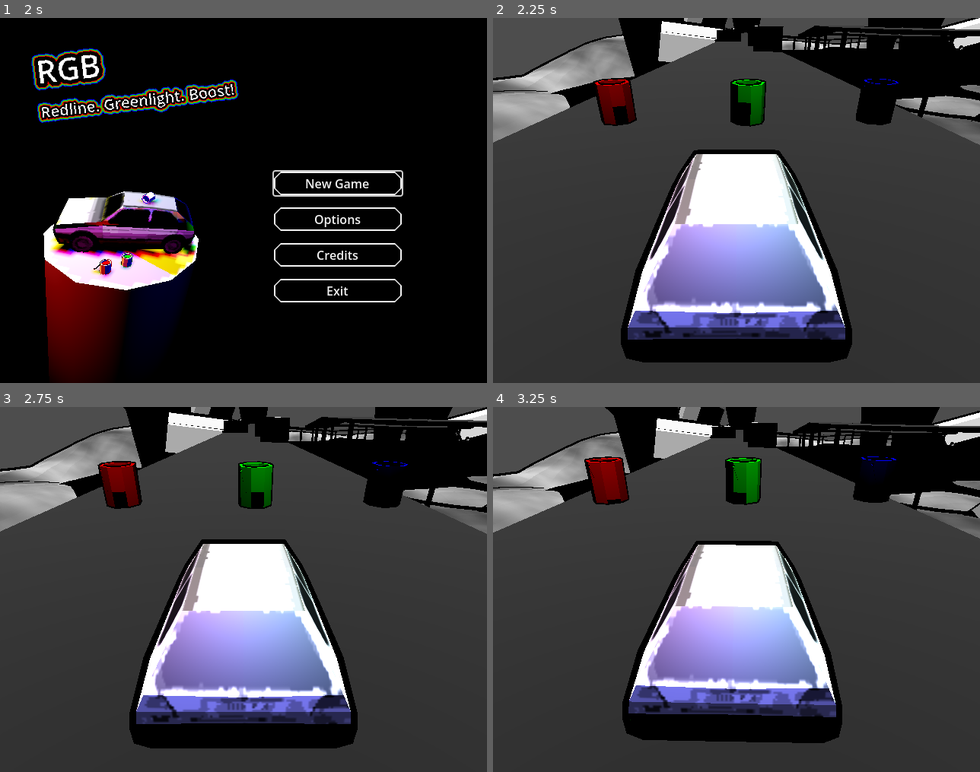
Above: before the commit, frames 1-4 (two rows, left to right).
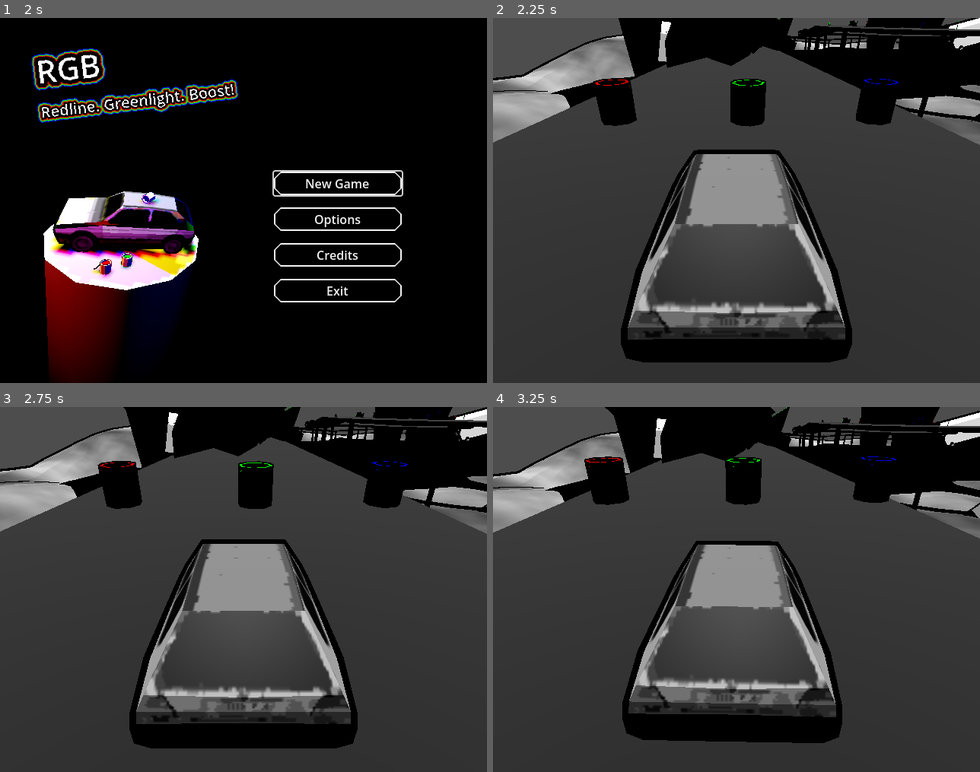
Above: after the commit, the same moments.

Repository: micsman/OnionRace
Game: Godot game, scene res://Menu/scenes/opening/opening.tscn
The game is run twice, just before and just after one commit, with the same random seed, the same clock (stepped at 60 frames per second) and the same inputs.
Inputs (mouse positions are in pixels of both pictures, inside the frame that each line leads up to):
- Up to frame 1 (2 s): tap Enter (ui_accept) at 0.5 s; drag from (243, 200) to (292, 120) at 0.52 s; drag from (146, 218) to (219, 273) at 1.27 s
- Up to frame 2 (2.25 s): click "New Game" at 2 s
- Up to frame 3 (2.75 s): no input
- Up to frame 4 (3.25 s): move the mouse to (785, 509) at 2.77 s; hold D (steer_right) from 2.78 s (still down); tap W (gas) at 2.85 s

Frame 1 is identical in both runs. In frame 2, 19% of the frame differs, in the area x 21-96%, y 0-89%; in frame 3, 19%; in frame 4, 18%.

Commit message:
Add obstacles

Diff:
--- a/Scenes/Main.tscn
+++ b/Scenes/Main.tscn
@@ -6,15 +6,9 @@
 [ext_resource type="PackedScene" uid="uid://cypnww4h7rp6u" path="res://assets/blue_bucket.tscn" id="4_v1gob"]
 [ext_resource type="PackedScene" uid="uid://68uo4fxf2auo" path="res://assets/green_bucket.tscn" id="5_jw32o"]
 [ext_resource type="PackedScene" uid="uid://b31biob6381yy" path="res://assets/red_bucket.tscn" id="6_50glp"]
-
-[sub_resource type="StandardMaterial3D" id="StandardMaterial3D_uu6xs"]
-transparency = 1
-
-[sub_resource type="StandardMaterial3D" id="StandardMaterial3D_r0du0"]
-transparency = 1
-
-[sub_resource type="StandardMaterial3D" id="StandardMaterial3D_cm0pq"]
-transparency = 1
+[ext_resource type="PackedScene" uid="uid://htg5f7tqpuh" path="res://assets/Blender/obstacle1.glb" id="7_vy5pj"]
+[ext_resource type="PackedScene" uid="uid://bg2c6dmxdv7ix" path="res://assets/Blender/obstacle2.glb" id="8_bmxlf"]
+[ext_resource type="PackedScene" uid="uid://bexjpvd4uuva6" path="res://assets/Blender/obstacle3.glb" id="9_4kpch"]
 
 [node name="Main" type="Node3D" unique_id=1897321323 node_paths=PackedStringArray("layer1", "layer2", "layer3", "car")]
 script = ExtResource("1_kln2b")
@@ -56,32 +50,199 @@
 
 [node name="Layer1" type="Node3D" parent="SubViewportContainer/SubViewport" unique_id=69541661]
 
-[node name="CSGBox3D" type="CSGBox3D" parent="SubViewportContainer/SubViewport/Layer1" unique_id=37810338]
-transform = Transform3D(0.5707876, 0, 0.82109773, 0, 1, 0, -0.82109773, 0, 0.5707876, -129.83136, 59.64682, -336.51212)
-use_collision = true
-size = Vector3(8.918457, 6.524536, 1)
-material = SubResource("StandardMaterial3D_uu6xs")
+[node name="obstacle12" parent="SubViewportContainer/SubViewport/Layer1" unique_id=1971699589 instance=ExtResource("7_vy5pj")]
+transform = Transform3D(1, 0, 0, 0, 1, 0, 0, 0, 1, -177.28668, 63.393696, -349.45926)
+
+[node name="obstacle32" parent="SubViewportContainer/SubViewport/Layer1" unique_id=844222593 instance=ExtResource("9_4kpch")]
+transform = Transform3D(0.98925424, 0, 0.14620538, 0, 1, 0, -0.14620538, 0, 0.98925424, 236.90251, 52.45382, -97.80857)
+
+[node name="obstacle22" parent="SubViewportContainer/SubViewport/Layer1" unique_id=242222359 instance=ExtResource("8_bmxlf")]
+transform = Transform3D(-0.06895614, 0, -0.9976197, 0, 1, 0, 0.9976197, 0, -0.06895614, 226.9009, 49.996807, -227.9673)
+
+[node name="obstacle14" parent="SubViewportContainer/SubViewport/Layer1" unique_id=1542036692 instance=ExtResource("7_vy5pj")]
+transform = Transform3D(0.28055215, 0, 0.9598388, 0, 1, 0, -0.9598388, 0, 0.28055215, 25.962343, 58.59337, -35.676968)
+
+[node name="obstacle18" parent="SubViewportContainer/SubViewport/Layer1" unique_id=2058693914 instance=ExtResource("7_vy5pj")]
+transform = Transform3D(1, 0, 0, 0, 1, 0, 0, 0, 1, -12.822339, 45.248177, 347.07217)
+
+[node name="obstacle26" parent="SubViewportContainer/SubViewport/Layer1" unique_id=108378348 instance=ExtResource("8_bmxlf")]
+transform = Transform3D(0.57078797, 0, -0.8210975, 0, 1, 0, 0.8210975, 0, 0.57078797, -5.3108873, 44.872223, 334.99316)
+
+[node name="obstacle19" parent="SubViewportContainer/SubViewport/Layer1" unique_id=1837387226 instance=ExtResource("7_vy5pj")]
+transform = Transform3D(0.9597215, 0, -0.28095308, 0, 1, 0, 0.28095308, 0, 0.9597215, 36.40907, 42.473076, 359.31256)
+
+[node name="obstacle20" parent="SubViewportContainer/SubViewport/Layer1" unique_id=1905342299 instance=ExtResource("7_vy5pj")]
+transform = Transform3D(0.9559794, 0, -0.29343376, 0, 1, 0, 0.29343376, 0, 0.9559794, -194.6835, 57.003998, 243.1056)
+
+[node name="obstacle39" parent="SubViewportContainer/SubViewport/Layer1" unique_id=329982967 instance=ExtResource("7_vy5pj")]
+transform = Transform3D(-0.036093425, 0, -0.9993484, 0, 1, 0, 0.9993484, 0, -0.036093425, -545.936, 74.97764, -105.63129)
+
+[node name="obstacle42" parent="SubViewportContainer/SubViewport/Layer1" unique_id=1187761977 instance=ExtResource("8_bmxlf")]
+transform = Transform3D(0.45714644, 0, 0.8893914, 0, 1, 0, -0.8893914, 0, 0.45714644, -508.23798, 74.99678, -308.17383)
+
+[node name="obstacle45" parent="SubViewportContainer/SubViewport/Layer1" unique_id=167517096 instance=ExtResource("8_bmxlf")]
+transform = Transform3D(1, 0, 0, 0, 0.8685488, 0.49560365, 0, -0.49560365, 0.8685488, -243.5907, 65.5436, -326.52975)
+
+[node name="obstacle48" parent="SubViewportContainer/SubViewport/Layer1" unique_id=426882879 instance=ExtResource("7_vy5pj")]
+transform = Transform3D(1, 0, 0, 0, 1, 0, 0, 0, 1, -245.87306, 95.78553, -361.15118)
+
+[node name="obstacle50" parent="SubViewportContainer/SubViewport/Layer1" unique_id=1061521922 instance=ExtResource("9_4kpch")]
+transform = Transform3D(1, 0, 0, 0, 1, 0, 0, 0, 1, -247.7205, 102.50519, -343.47803)
+
+[node name="obstacle51" parent="SubViewportContainer/SubViewport/Layer1" unique_id=256524366 instance=ExtResource("7_vy5pj")]
+transform = Transform3D(1, 0, 0, 0, -0.99930906, 0.03716772, 0, -0.03716772, -0.99930906, -244.29398, 66.31286, -350.49072)
+
+[node name="obstacle52" parent="SubViewportContainer/SubViewport/Layer1" unique_id=310318528 instance=ExtResource("8_bmxlf")]
+transform = Transform3D(1, 0, 0, 0, -0.08495133, -0.9963851, 0, 0.9963851, -0.08495133, -243.61948, 70.71239, -337.6146)
+
+[node name="obstacle13" parent="SubViewportContainer/SubViewport/Layer1" unique_id=1823499674 instance=ExtResource("7_vy5pj")]
+transform = Transform3D(1, 0, 0, 0, 1, 0, 0, 0, 1, -28.182884, 56.87057, -349.189)
+
+[node name="obstacle33" parent="SubViewportContainer/SubViewport/Layer1" unique_id=1439099116 instance=ExtResource("9_4kpch")]
+transform = Transform3D(0.93558, 0, -0.35311478, 0, 1, 0, 0.35311478, 0, 0.93558, 374.07666, 38.852253, -232.59953)
+
+[node name="obstacle15" parent="SubViewportContainer/SubViewport/Layer1" unique_id=356036472 instance=ExtResource("7_vy5pj")]
+transform = Transform3D(0.13142644, 0, -0.9913259, 0, 1, 0, 0.9913259, 0, 0.13142644, 564.32355, 24.97765, -36.744404)
+
+[node name="obstacle24" parent="SubViewportContainer/SubViewport/Layer1" unique_id=922141418 instance=ExtResource("8_bmxlf")]
+transform = Transform3D(0.16290146, 0, -0.98664236, 0, 1, 0, 0.98664236, 0, 0.16290146, 583.4936, 24.996763, 23.682695)
+
+[node name="obstacle27" parent="SubViewportContainer/SubViewport/Layer1" unique_id=2133399668 instance=ExtResource("8_bmxlf")]
+transform = Transform3D(-0.53975976, 0, -0.8418191, 0, 1, 0, 0.8418191, 0, -0.53975976, 315.81, 49.996807, -10.432903)
+
+[node name="obstacle28" parent="SubViewportContainer/SubViewport/Layer1" unique_id=646400420 instance=ExtResource("8_bmxlf")]
+transform = Transform3D(0.9759178, 0, 0.21813841, 0, 1, 0, -0.21813841, 0, 0.9759178, 425.83102, 49.996822, -79.909546)
+
+[node name="obstacle29" parent="SubViewportContainer/SubViewport/Layer1" unique_id=443969658 instance=ExtResource("8_bmxlf")]
+transform = Transform3D(1, 0, 0, 0, 1, 0, 0, 0, 1, 365.7353, 49.9968, -153.03613)
 
 [node name="Layer2" type="Node3D" parent="SubViewportContainer/SubViewport" unique_id=1333433397]
 transform = Transform3D(1, 0, 0, 0, 1, 0, 0, 0, 1, 0, -12.707375, 0)
 
-[node name="CSGBox3D2" type="CSGBox3D" parent="SubViewportContainer/SubViewport/Layer2" unique_id=397180340]
-transform = Transform3D(-0.16615608, 0, 0.9860995, 0, 1, 0, -0.9860995, 0, -0.16615608, -85.87485, 70.1821, -336.175)
-use_collision = true
-collision_layer = 2
-collision_mask = 2
-size = Vector3(8.918457, 6.524536, 1)
-material = SubResource("StandardMaterial3D_r0du0")
+[node name="obstacle22" parent="SubViewportContainer/SubViewport/Layer2" unique_id=1020460828 instance=ExtResource("8_bmxlf")]
+transform = Transform3D(1, 0, 0, 0, 1, 0, 0, 0, 1, -141.83467, 74.55864, -338.2817)
+
+[node name="obstacle49" parent="SubViewportContainer/SubViewport/Layer2" unique_id=1401317174 instance=ExtResource("8_bmxlf")]
+transform = Transform3D(1, 0, 0, 0, 0.9769135, -0.21363528, 0, 0.21363528, 0.9769135, -245.06184, 110.342224, -328.29895)
 
 [node name="Layer3" type="Node3D" parent="SubViewportContainer/SubViewport" unique_id=231094992]
 
-[node name="CSGBox3D3" type="CSGBox3D" parent="SubViewportContainer/SubViewport/Layer3" unique_id=827464282]
-transform = Transform3D(-0.28879204, 0, 0.957392, 0, 1, 0, -0.957392, 0, -0.28879204, -30.915909, 54.983307, -349.61786)
-use_collision = true
-collision_layer = 4
-collision_mask = 4
-size = Vector3(13.899658, 6.524536, 1)
-material = SubResource("StandardMaterial3D_cm0pq")
+[node name="obstacle32" parent="SubViewportContainer/SubViewport/Layer3" unique_id=103367910 instance=ExtResource("9_4kpch")]
+transform = Transform3D(1, 0, 0, 0, 1, 0, 0, 0, 1, -106.806244, 62.767693, -338.56296)
+
+[node name="obstacle33" parent="SubViewportContainer/SubViewport/Layer3" unique_id=1389775494 instance=ExtResource("9_4kpch")]
+transform = Transform3D(1, 0, 0, 0, 1, 0, 0, 0, 1, 39.53512, 61.076187, -46.492012)
+
+[node name="obstacle15" parent="SubViewportContainer/SubViewport/Layer3" unique_id=1211621308 instance=ExtResource("7_vy5pj")]
+transform = Transform3D(0.14888558, 0, 0.9888544, 0, 1, 0, -0.9888544, 0, 0.14888558, 67.16571, 55.38398, -12.9505625)
+
+[node name="obstacle16" parent="SubViewportContainer/SubViewport/Layer3" unique_id=1833001427 instance=ExtResource("7_vy5pj")]
+transform = Transform3D(0.27520743, 0, 0.9613849, 0, 1, 0, -0.9613849, 0, 0.27520743, 91.013054, 51.895485, 29.207283)
+
+[node name="obstacle34" parent="SubViewportContainer/SubViewport/Layer3" unique_id=767424779 instance=ExtResource("9_4kpch")]
+transform = Transform3D(1, 0, 0, 0, 1, 0, 0, 0, 1, 101.33105, 53.490234, 40.625237)
+
+[node name="obstacle17" parent="SubViewportContainer/SubViewport/Layer3" unique_id=288167219 instance=ExtResource("7_vy5pj")]
+transform = Transform3D(0.694299, 0, -0.7196867, 0, 1, 0, 0.7196867, 0, 0.694299, 198.63625, 40.4248, 150.25317)
+
+[node name="obstacle35" parent="SubViewportContainer/SubViewport/Layer3" unique_id=2109990330 instance=ExtResource("9_4kpch")]
+transform = Transform3D(1, 0, 0, 0, 1, 0, 0, 0, 1, 169.87375, 39.953796, 399.56458)
+
+[node name="obstacle27" parent="SubViewportContainer/SubViewport/Layer3" unique_id=1319704916 instance=ExtResource("8_bmxlf")]
+transform = Transform3D(0.9349573, 0, -0.35476026, 0, 1, 0, 0.35476026, 0, 0.9349573, 69.303535, 40.007202, 392.4871)
+
+[node name="obstacle28" parent="SubViewportContainer/SubViewport/Layer3" unique_id=572297758 instance=ExtResource("8_bmxlf")]
+transform = Transform3D(0.94099414, 0, -0.33842292, 0, 1, 0, 0.33842292, 0, 0.94099414, -247.15532, 58.62194, 201.7655)
+
+[node name="obstacle29" parent="SubViewportContainer/SubViewport/Layer3" unique_id=1978685456 instance=ExtResource("8_bmxlf")]
+transform = Transform3D(0.84744686, 0, -0.5308802, 0, 1, 0, 0.5308802, 0, 0.84744686, -296.88354, 64.02505, 171.6866)
+
+[node name="obstacle21" parent="SubViewportContainer/SubViewport/Layer3" unique_id=1737378135 instance=ExtResource("7_vy5pj")]
+transform = Transform3D(1, 0, 0, 0, 1, 0, 0, 0, 1, -344.21658, 66.6254, 160.1093)
+
+[node name="obstacle36" parent="SubViewportContainer/SubViewport/Layer3" unique_id=846642231 instance=ExtResource("9_4kpch")]
+transform = Transform3D(0.5943856, 0, -0.80418015, 0, 1, 0, 0.80418015, 0, 0.5943856, -338.744, 69.37481, 147.56326)
+
+[node name="obstacle30" parent="SubViewportContainer/SubViewport/Layer3" unique_id=1770000666 instance=ExtResource("7_vy5pj")]
+transform = Transform3D(1, 0, 0, 0, 1, 0, 0, 0, 1, -522.87164, 74.97764, 29.948364)
+
+[node name="obstacle31" parent="SubViewportContainer/SubViewport/Layer3" unique_id=32463288 instance=ExtResource("8_bmxlf")]
+transform = Transform3D(0.60885745, 0, 0.79327965, 0, 1, 0, -0.79327965, 0, 0.60885745, -531.15686, 74.99678, 17.338448)
+
+[node name="obstacle37" parent="SubViewportContainer/SubViewport/Layer3" unique_id=1561873894 instance=ExtResource("7_vy5pj")]
+transform = Transform3D(1, 0, 0, 0, 1, 0, 0, 0, 1, -536.3927, 74.97765, 2.9157486)
+
+[node name="obstacle44" parent="SubViewportContainer/SubViewport/Layer3" unique_id=400794631 instance=ExtResource("7_vy5pj")]
+transform = Transform3D(1, 0, 0, 0, 0.8722083, -0.48913467, 0, 0.48913467, 0.8722083, -244.61673, 65.57681, -365.78265)
+
+[node name="obstacle46" parent="SubViewportContainer/SubViewport/Layer3" unique_id=1930948935 instance=ExtResource("9_4kpch")]
+transform = Transform3D(1, 0, 0, 0, -0.03468037, 0.99939847, 0, -0.99939847, -0.03468037, -243.50835, 83.34385, -319.92596)
+
+[node name="obstacle47" parent="SubViewportContainer/SubViewport/Layer3" unique_id=1820864414 instance=ExtResource("8_bmxlf")]
+transform = Transform3D(1, 0, 0, 0, 0.08627828, -0.9962711, 0, 0.9962711, 0.08627828, -245.8617, 82.28559, -371.223)
+
+[node name="obstacle54" parent="SubViewportContainer/SubViewport/Layer3" unique_id=189290246 instance=ExtResource("7_vy5pj")]
+transform = Transform3D(1, 0, 0, 0, -0.8272151, 0.5618854, 0, -0.5618854, -0.8272151, -245.97374, 85.18914, -334.60687)
+
+[node name="obstacle12" parent="SubViewportContainer/SubViewport/Layer3" unique_id=1140118951 instance=ExtResource("7_vy5pj")]
+transform = Transform3D(0.9261248, 0, 0.3772172, 0, 1, 0, -0.3772172, 0, 0.9261248, 243.1664, 49.977657, -91.959305)
+
+[node name="obstacle13" parent="SubViewportContainer/SubViewport/Layer3" unique_id=1905343501 instance=ExtResource("7_vy5pj")]
+transform = Transform3D(0.6355864, 0, -0.77202976, 0, 1, 0, 0.77202976, 0, 0.6355864, 173.69124, 49.97768, -113.52217)
+
+[node name="obstacle23" parent="SubViewportContainer/SubViewport/Layer3" unique_id=1851905967 instance=ExtResource("8_bmxlf")]
+transform = Transform3D(1, 0, 0, 0, 1, 0, 0, 0, 1, 56.296062, 55.522316, -4.1546526)
+
+[node name="obstacle24" parent="SubViewportContainer/SubViewport/Layer3" unique_id=120453843 instance=ExtResource("8_bmxlf")]
+transform = Transform3D(1, 0, 0, 0, 1, 0, 0, 0, 1, 82.06244, 53.03441, 18.627516)
+
+[node name="obstacle25" parent="SubViewportContainer/SubViewport/Layer3" unique_id=1510837781 instance=ExtResource("8_bmxlf")]
+transform = Transform3D(1, 0, 0, 0, 1, 0, 0, 0, 1, 169.34494, 37.496777, 414.70316)
+
+[node name="obstacle38" parent="SubViewportContainer/SubViewport/Layer3" unique_id=1367943924 instance=ExtResource("8_bmxlf")]
+transform = Transform3D(0.63760936, 0, 0.7703598, 0, 1, 0, -0.7703598, 0, 0.63760936, -544.1375, 74.99681, -9.900757)
+
+[node name="obstacle40" parent="SubViewportContainer/SubViewport/Layer3" unique_id=1903761360 instance=ExtResource("8_bmxlf")]
+transform = Transform3D(0.20655908, 0, 0.97843415, 0, 1, 0, -0.97843415, 0, 0.20655908, -557.5169, 74.996765, -110.97035)
+
+[node name="obstacle41" parent="SubViewportContainer/SubViewport/Layer3" unique_id=509626591 instance=ExtResource("7_vy5pj")]
+transform = Transform3D(0.5741478, 0, 0.8187517, 0, 1, 0, -0.8187517, 0, 0.5741478, -484.09854, 74.97765, -208.92831)
+
+[node name="obstacle43" parent="SubViewportContainer/SubViewport/Layer3" unique_id=1724308472 instance=ExtResource("9_4kpch")]
+transform = Transform3D(1, 0, 0, 0, 1, 0, 0, 0, 1, -426.99594, 76.81301, -352.83127)
+
+[node name="obstacle53" parent="SubViewportContainer/SubViewport/Layer3" unique_id=1987668819 instance=ExtResource("9_4kpch")]
+transform = Transform3D(1, 0, 0, 0, 0.7788635, 0.6271937, 0, -0.6271937, 0.7788635, -245.34195, 78.72066, -358.32666)
+
+[node name="obstacle55" parent="SubViewportContainer/SubViewport/Layer3" unique_id=1067963518 instance=ExtResource("8_bmxlf")]
+transform = Transform3D(1, 0, 0, 0, -0.0011385679, -0.9999994, 0, 0.9999994, -0.0011385679, -244.40892, 88.873085, -347.79074)
+
+[node name="obstacle39" parent="SubViewportContainer/SubViewport/Layer3" unique_id=807805884 instance=ExtResource("9_4kpch")]
+transform = Transform3D(0.17065635, 0, -0.9853306, 0, 1, 0, 0.9853306, 0, 0.17065635, 567.6757, 27.453796, 97.0676)
+
+[node name="obstacle26" parent="SubViewportContainer/SubViewport/Layer3" unique_id=1881456016 instance=ExtResource("8_bmxlf")]
+transform = Transform3D(0.5691358, 0, -0.8222435, 0, 1, 0, 0.8222435, 0, 0.5691358, 358.0011, 43.076027, 141.96202)
+
+[node name="obstacle18" parent="SubViewportContainer/SubViewport/Layer3" unique_id=670579247 instance=ExtResource("7_vy5pj")]
+transform = Transform3D(0.5082377, 0, -0.86121684, 0, 1, 0, 0.86121684, 0, 0.5082377, 299.00253, 49.977673, 89.055305)
+
+[node name="obstacle42" parent="SubViewportContainer/SubViewport/Layer3" unique_id=2018758284 instance=ExtResource("9_4kpch")]
+transform = Transform3D(0.9243505, 0, 0.3815445, 0, 1, 0, -0.3815445, 0, 0.9243505, 385.50342, 52.453827, -75.48482)
+
+[node name="obstacle45" parent="SubViewportContainer/SubViewport/Layer3" unique_id=1106720739 instance=ExtResource("8_bmxlf")]
+transform = Transform3D(1, 0, 0, 0, 1, 0, 0, 0, 1, 89.40207, 51.77439, -349.86813)
+
+[node name="obstacle19" parent="SubViewportContainer/SubViewport/Layer3" unique_id=320252215 instance=ExtResource("7_vy5pj")]
+transform = Transform3D(1, 0, 0, 0, 1, 0, 0, 0, 1, 484.1585, 24.97765, 258.33646)
+
+[node name="obstacle48" parent="SubViewportContainer/SubViewport/Layer3" unique_id=809577708 instance=ExtResource("9_4kpch")]
+transform = Transform3D(0.63726676, 0, -0.7706433, 0, 1, 0, 0.7706433, 0, 0.63726676, 348.59378, 45.24076, 152.0974)
+
+[node name="obstacle20" parent="SubViewportContainer/SubViewport/Layer3" unique_id=1865668514 instance=ExtResource("7_vy5pj")]
+transform = Transform3D(0.975217, 0, 0.22125065, 0, 1, 0, -0.22125065, 0, 0.975217, 404.71747, 49.97768, -76.6891)
+
+[node name="obstacle22" parent="SubViewportContainer/SubViewport/Layer3" unique_id=1334133212 instance=ExtResource("7_vy5pj")]
+transform = Transform3D(0.95835954, 0, 0.28556427, 0, 1, 0, -0.28556427, 0, 0.95835954, 438.0063, 49.97768, -99.41267)
 
 [node name="pickups" type="Node" parent="." unique_id=254165140]
 
--- a/Scenes/Objects/Decorations/gradient_lights.tscn
+++ b/Scenes/Objects/Decorations/gradient_lights.tscn
@@ -1,6 +1,6 @@
 [gd_scene format=3 uid="uid://dqvd5v3vp3fhq"]
 
-[node name="Node3D" type="Node3D" unique_id=1836767406]
+[node name="GradientLights" type="Node3D" unique_id=1836767406]
 
 [node name="SpotLight3D" type="SpotLight3D" parent="." unique_id=1810046410]
 transform = Transform3D(1, 0, 0, 0, -4.371139e-08, 1, 0, -1, -4.371139e-08, -1.0027037, 25, -2.1855703e-07)
--- a/Scenes/Objects/car/golfik.tscn
+++ b/Scenes/Objects/car/golfik.tscn
@@ -4,7 +4,6 @@
 [ext_resource type="Texture2D" uid="uid://dbxmm2sxetrhj" path="res://assets/golfik_golfik.png" id="2_2s56o"]
 [ext_resource type="Script" uid="uid://dwujxvrw3v7fp" path="res://Scripts/follow_camera.gd" id="3_2s56o"]
 [ext_resource type="Material" uid="uid://cj4v51ahi3ocy" path="res://assets/Godot materials/Color_swap.tres" id="4_748xj"]
-[ext_resource type="PackedScene" uid="uid://dqvd5v3vp3fhq" path="res://Scenes/Objects/Decorations/gradient_lights.tscn" id="4_xl51i"]
 
 [sub_resource type="StandardMaterial3D" id="StandardMaterial3D_fh0uv"]
 resource_name = "golfic_texture"
@@ -355,9 +354,6 @@
 mass = 900.0
 script = ExtResource("1_wunr3")
 steer = 0.1
-
-[node name="Node3D" parent="." unique_id=1836767406 instance=ExtResource("4_xl51i")]
-transform = Transform3D(1, 0, 0, 0, 1, 0, 0, 0, 1, 0, 7, 0)
 
 [node name="body" type="MeshInstance3D" parent="." unique_id=2050659797]
 mesh = SubResource("ArrayMesh_0mkq6")
--- /dev/null
+++ b/assets/Godot materials/wall_blue.tres
@@ -0,0 +1,5 @@
+[gd_resource type="StandardMaterial3D" format=3 uid="uid://beeokmngecso3"]
+
+[resource]
+albedo_color = Color(0, 0, 1, 1)
+roughness = 0.0
--- /dev/null
+++ b/assets/Godot materials/wall_green.tres
@@ -0,0 +1,5 @@
+[gd_resource type="StandardMaterial3D" format=3 uid="uid://dpfgyjrb4iy00"]
+
+[resource]
+albedo_color = Color(0, 1, 0, 1)
+roughness = 0.0
--- /dev/null
+++ b/assets/Godot materials/wall_red.tres
@@ -0,0 +1,5 @@
+[gd_resource type="StandardMaterial3D" format=3 uid="uid://bvlt7c66uxc30"]
+
+[resource]
+albedo_color = Color(1, 0, 0, 1)
+roughness = 0.0
Binary file added: assets/Blender/obstacle1.glb
Not shown, added: assets/Blender/obstacle1.glb.import
Binary file added: assets/Blender/obstacle2.glb
Not shown, added: assets/Blender/obstacle2.glb.import
Binary file added: assets/Blender/obstacle3.glb
Not shown, added: assets/Blender/obstacle3.glb.import
